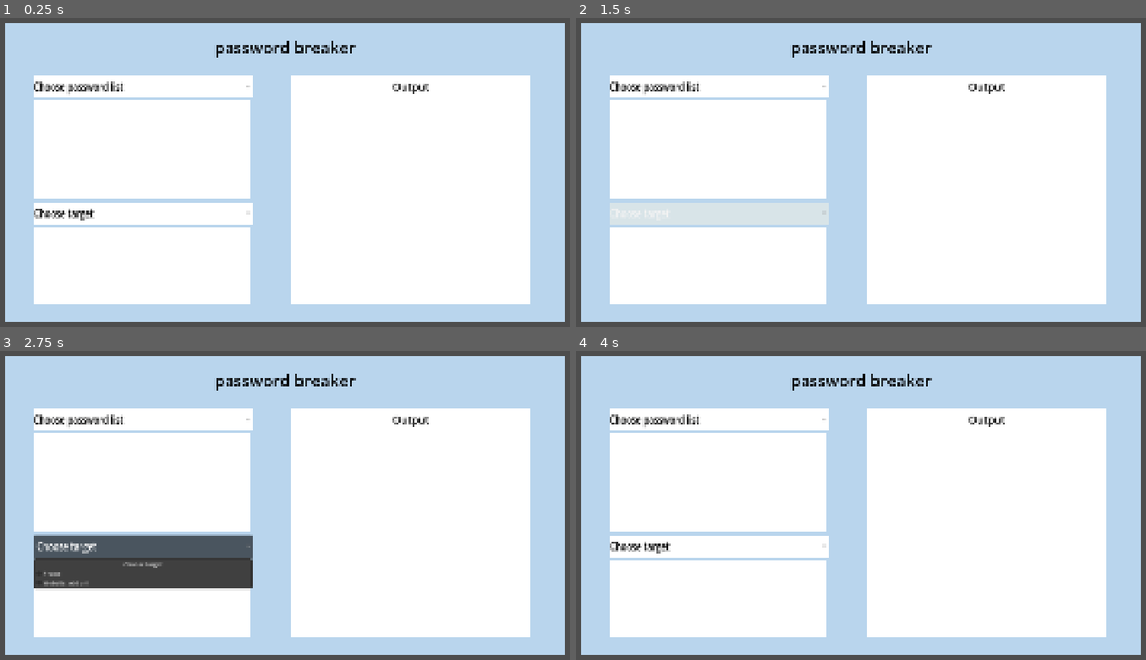
Above: before the commit, frames 1-4 (two rows, left to right).
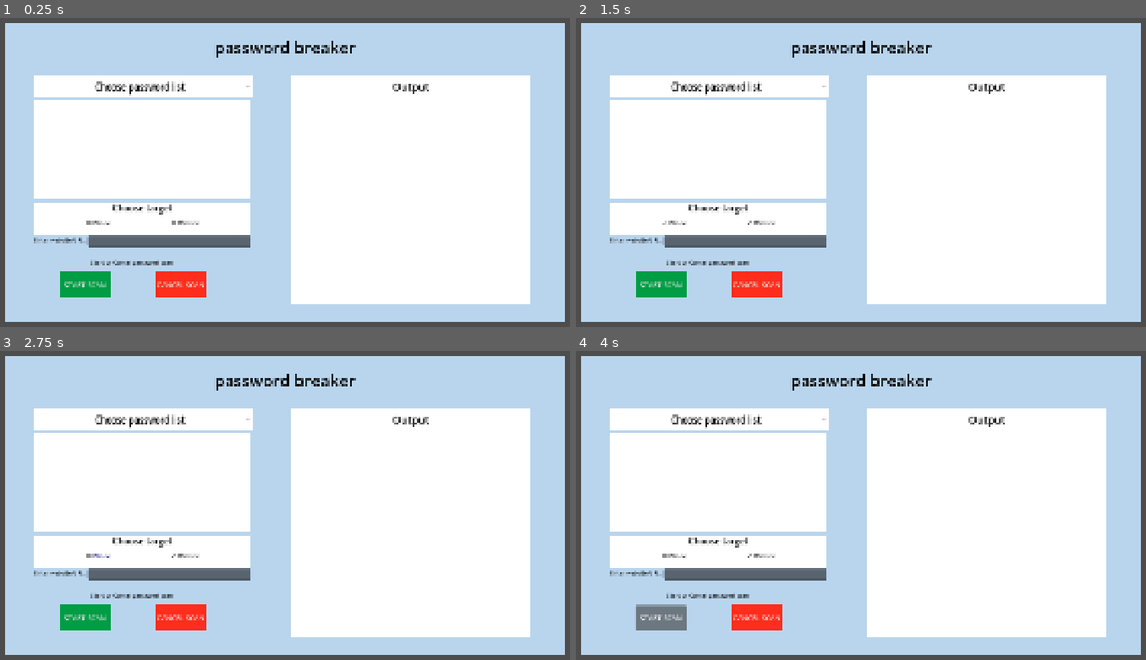
Above: after the commit, the same moments.

Repository: sandre-to/bachelor2026-frontend
Game: Godot game, scene res://assets/tools/password_breaker/web_exploit.tscn
Same seed, same stepped clock (60 frames per second), same inputs: the game is played once before the commit and once after it. This scene is started directly instead of the project's main scene.
Inputs (mouse positions are in pixels of both pictures, inside the frame that each line leads up to):
- Up to frame 1 (0.25 s): no input
- Up to frame 2 (1.5 s): click (718, 212) at 0.5 s, where only the run before the commit has a clickable "Choose target"; click (786, 221) at 1.25 s, where only the run after the commit has a clickable "Website"
- Up to frame 3 (2.75 s): click (131, 554) at 2 s, where only the run after the commit has a clickable "Phone"
- Up to frame 4 (4 s): click (758, 616) at 2.75 s, where only the run after the commit has a clickable "CANCEL SCAN"; click (661, 616) at 3.5 s, where only the run after the commit has a clickable "START SCAN"

The runs differ from the first frame. In frame 1, 9.9% of the frame differs, in the area x 5-45%, y 20-93%; in frame 2, 12%; in frame 3, 13%; in frame 4, 9.9%.

Commit message:
Endret Target UI

Diff:
--- a/assets/tools/password_breaker/web_exploit.tscn
+++ b/assets/tools/password_breaker/web_exploit.tscn
@@ -26,6 +26,12 @@
 
 [sub_resource type="StyleBoxFlat" id="StyleBoxFlat_u3kj1"]
 bg_color = Color(1, 1, 1, 1)
+
+[sub_resource type="StyleBoxFlat" id="StyleBoxFlat_m8iv8"]
+bg_color = Color(0, 0.6132995, 0.2677272, 1)
+
+[sub_resource type="StyleBoxFlat" id="StyleBoxFlat_pcqxd"]
+bg_color = Color(0.99999994, 0.17577544, 0.11072453, 1)
 
 [node name="WebExploit" type="Control" unique_id=375065791]
 layout_mode = 3
@@ -80,6 +86,7 @@
 theme_override_styles/normal = SubResource("StyleBoxFlat_egofj")
 theme_override_styles/pressed_mirrored = SubResource("StyleBoxFlat_tq6ut")
 theme_override_styles/hover = SubResource("StyleBoxFlat_524in")
+alignment = 1
 selected = 0
 item_count = 4
 popup/item_0/text = "Choose password list"
@@ -94,6 +101,7 @@
 popup/item_3/id = 3
 
 [node name="TargetMenu" type="OptionButton" parent="Panel" unique_id=1592762748]
+visible = false
 layout_mode = 0
 offset_left = 78.75
 offset_top = 507.75
@@ -154,20 +162,93 @@
 grow_vertical = 2
 theme_override_colors/default_color = Color(0, 0, 0, 1)
 
-[node name="Target" type="Panel" parent="Panel" unique_id=2000781385]
-layout_mode = 0
-offset_left = 78.75
-offset_top = 579.75
-offset_right = 694.75
-offset_bottom = 795.75
+[node name="Label2" type="Label" parent="Panel" unique_id=432587901]
+layout_mode = 0
+offset_left = 150.75
+offset_top = 667.75
+offset_right = 566.75
+offset_bottom = 690.75
+theme_override_colors/font_color = Color(0, 0, 0, 1)
+text = "Start or Cancel password scan "
+horizontal_alignment = 1
+
+[node name="Panel2" type="Panel" parent="Panel" unique_id=1711615550]
+layout_mode = 0
+offset_left = 78.75
+offset_top = 507.75
+offset_right = 694.75
+offset_bottom = 603.75
 theme_override_styles/panel = SubResource("StyleBoxFlat_u3kj1")
 
-[node name="RichTextLabel" type="RichTextLabel" parent="Panel/Target" unique_id=227904371]
-layout_mode = 1
-anchors_preset = 15
-anchor_right = 1.0
-anchor_bottom = 1.0
-grow_horizontal = 2
-grow_vertical = 2
+[node name="Label3" type="Label" parent="Panel" unique_id=54789957]
+layout_mode = 0
+offset_left = 78.75
+offset_top = 507.75
+offset_right = 694.75
+offset_bottom = 547.75
+theme_override_colors/font_color = Color(0, 0, 0, 1)
+theme_override_font_sizes/font_size = 25
+text = "Choose target"
+horizontal_alignment = 1
+
+[node name="CheckBox2" type="CheckBox" parent="Panel" unique_id=1520066679]
+layout_mode = 0
+offset_left = 462.75
+offset_top = 531.75
+offset_right = 710.75
+offset_bottom = 603.75
+theme_override_colors/font_color = Color(0, 0, 0, 1)
+theme_override_colors/font_pressed_color = Color(0, 0, 0, 1)
+theme_override_colors/font_hover_color = Color(0, 0, 0.40392157, 1)
+theme_override_colors/font_hover_pressed_color = Color(0, 0, 0, 1)
+text = "Website"
+
+[node name="CheckBox" type="CheckBox" parent="Panel" unique_id=427120215]
+layout_mode = 0
+offset_left = 222.75
+offset_top = 531.75
+offset_right = 470.75
+offset_bottom = 603.75
+theme_override_colors/font_color = Color(0, 0, 0, 1)
+theme_override_colors/font_pressed_color = Color(0, 0, 0, 1)
+theme_override_colors/font_hover_color = Color(7.460266e-07, 0, 0.40340742, 1)
+theme_override_colors/font_hover_pressed_color = Color(0, 0, 0, 1)
+text = "Phone"
+
+[node name="Label4" type="Label" parent="Panel" unique_id=1906201159]
+layout_mode = 0
+offset_left = 78.75
+offset_top = 603.75
+offset_right = 694.75
+offset_bottom = 651.75
+theme_override_colors/font_color = Color(0, 0, 0, 1)
+text = "Enter website URL: "
+
+[node name="LineEdit" type="LineEdit" parent="Panel" unique_id=1276570502]
+layout_mode = 0
+offset_left = 230.75
+offset_top = 603.75
+offset_right = 694.75
+offset_bottom = 634.75
+
+[node name="ButtonScan" type="Button" parent="." unique_id=1768765191]
+layout_mode = 0
+offset_left = 320.0
+offset_top = 824.0
+offset_right = 464.0
+offset_bottom = 896.0
+theme_override_font_sizes/font_size = 20
+theme_override_styles/normal = SubResource("StyleBoxFlat_m8iv8")
+text = "START SCAN"
+
+[node name="ButtonCancel" type="Button" parent="." unique_id=1800074413]
+layout_mode = 0
+offset_left = 592.0
+offset_top = 824.0
+offset_right = 736.0
+offset_bottom = 896.0
+theme_override_font_sizes/font_size = 20
+theme_override_styles/normal = SubResource("StyleBoxFlat_pcqxd")
+text = "CANCEL SCAN"
 
 [connection signal="item_selected" from="Panel/PasswordListMenu" to="." method="_on_password_list_menu_item_selected"]
